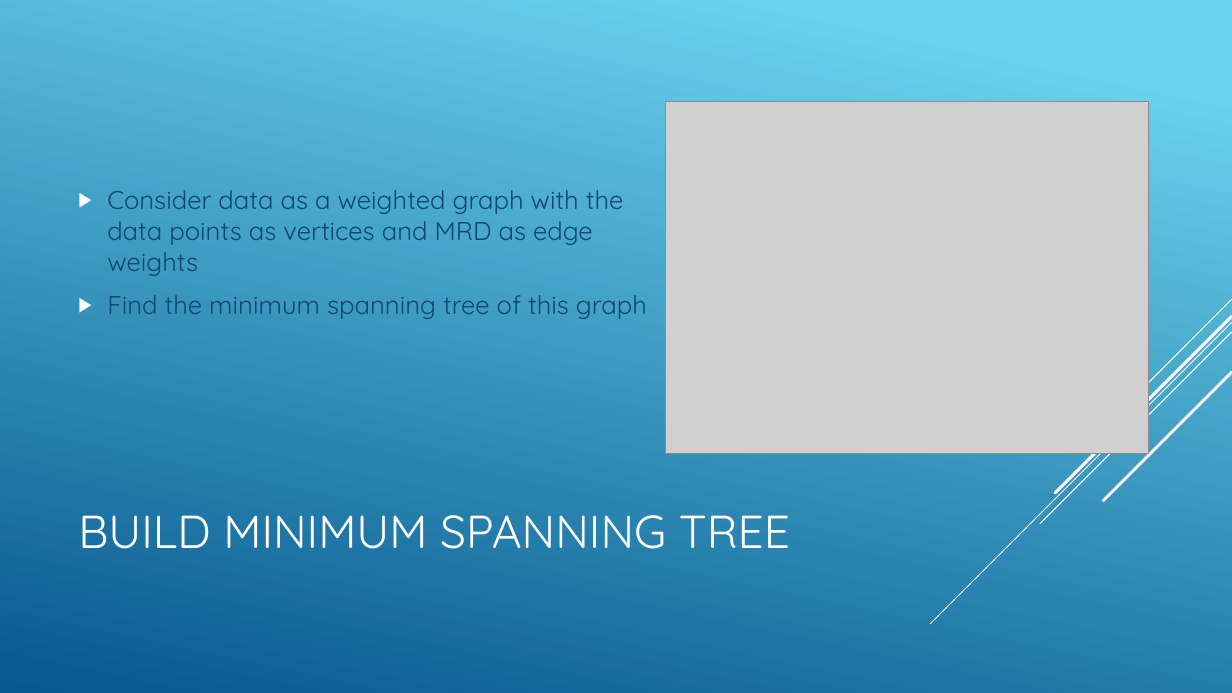
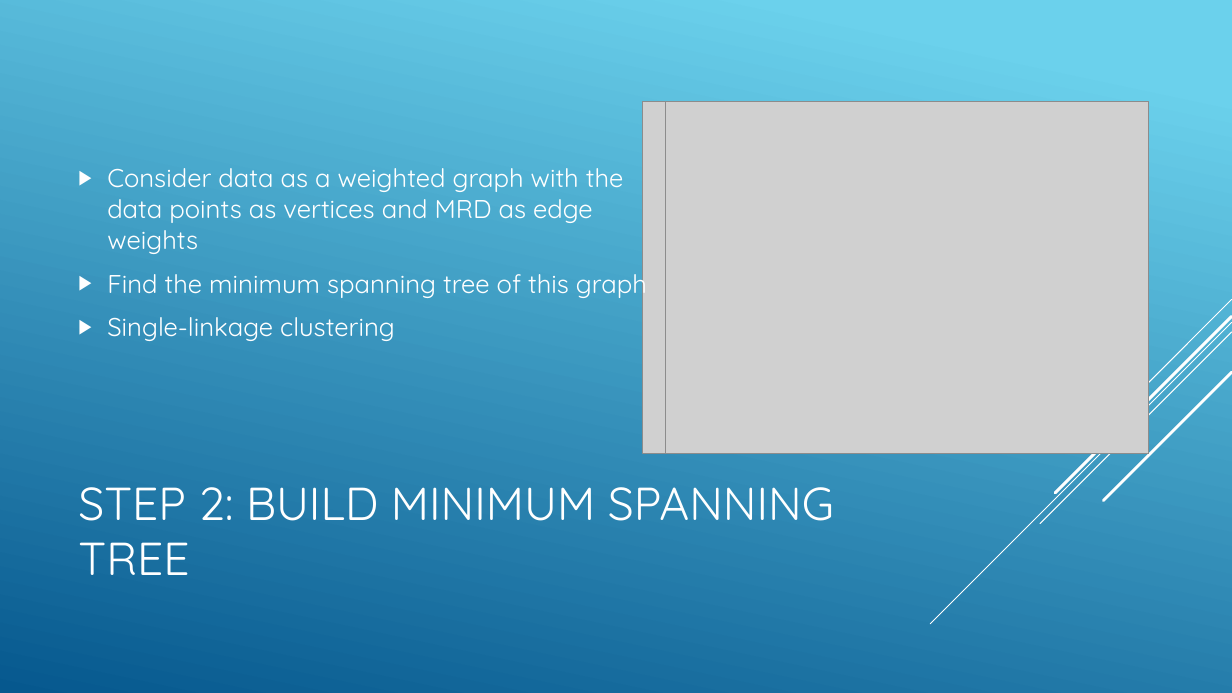
Before and after one commit to Vardominator/SorinLab, a slide deck: slide 9 of Talks/6_28_17/DensityBasedClustering.pptx. Drawn at 1232x693 pixels with LibreOffice and Linux fonts; fonts in the diff are those of the drawing; grey boxes stand for pictures. Boxes give left, top, right and bottom in pixels: in the first picture for what was removed or moved away, otherwise in the second. Text is boxed around its words. In the diff, an @@ line names an element or a change of style, - is before the commit and + after.

```diff
--- a/Talks/6_28_17/DensityBasedClustering.pptx
+++ b/Talks/6_28_17/DensityBasedClustering.pptx
@@ picture added at (x1=643, y1=102, x2=1149, y2=454) @@
@@ text at (x1=107, y1=168, x2=647, y2=300): text colour #0F496F to #FFFFFF in "Consider data as a weighted graph with ...", "Find the minimum spanning tree of this ..." @@
@@ text at (x1=107, y1=317, x2=395, y2=341): paragraph added @@
+▶ Single-linkage clustering
@@ title at (x1=78, y1=487, x2=834, y2=575): text changed @@
-BUILD MINIMUM SPANNING TREE
+STEP 2: BUILD MINIMUM SPANNING TREE
```
Also in this commit, not shown: 9 other slides changed, 3 slides added, 5 other files.
